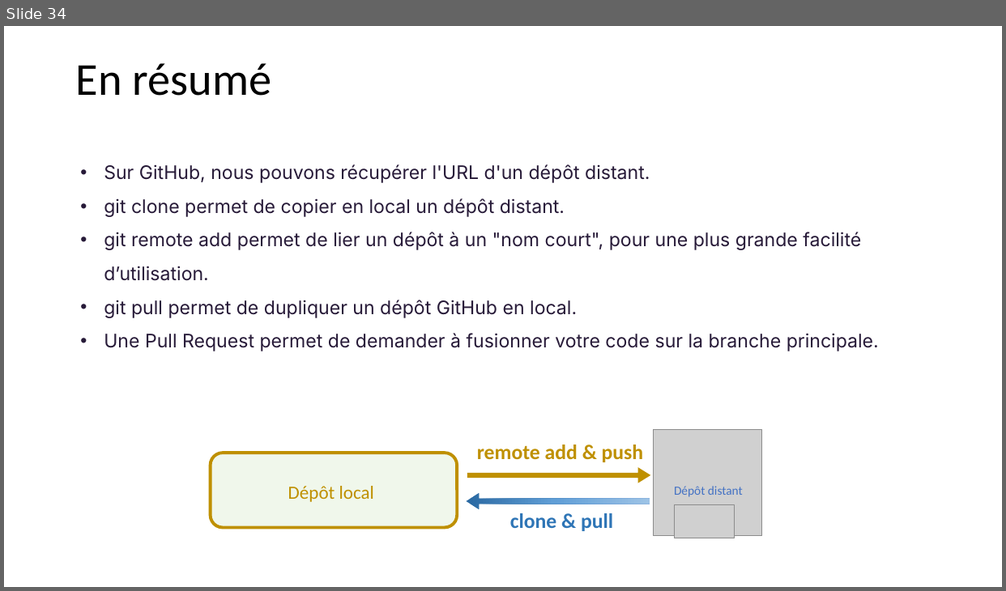
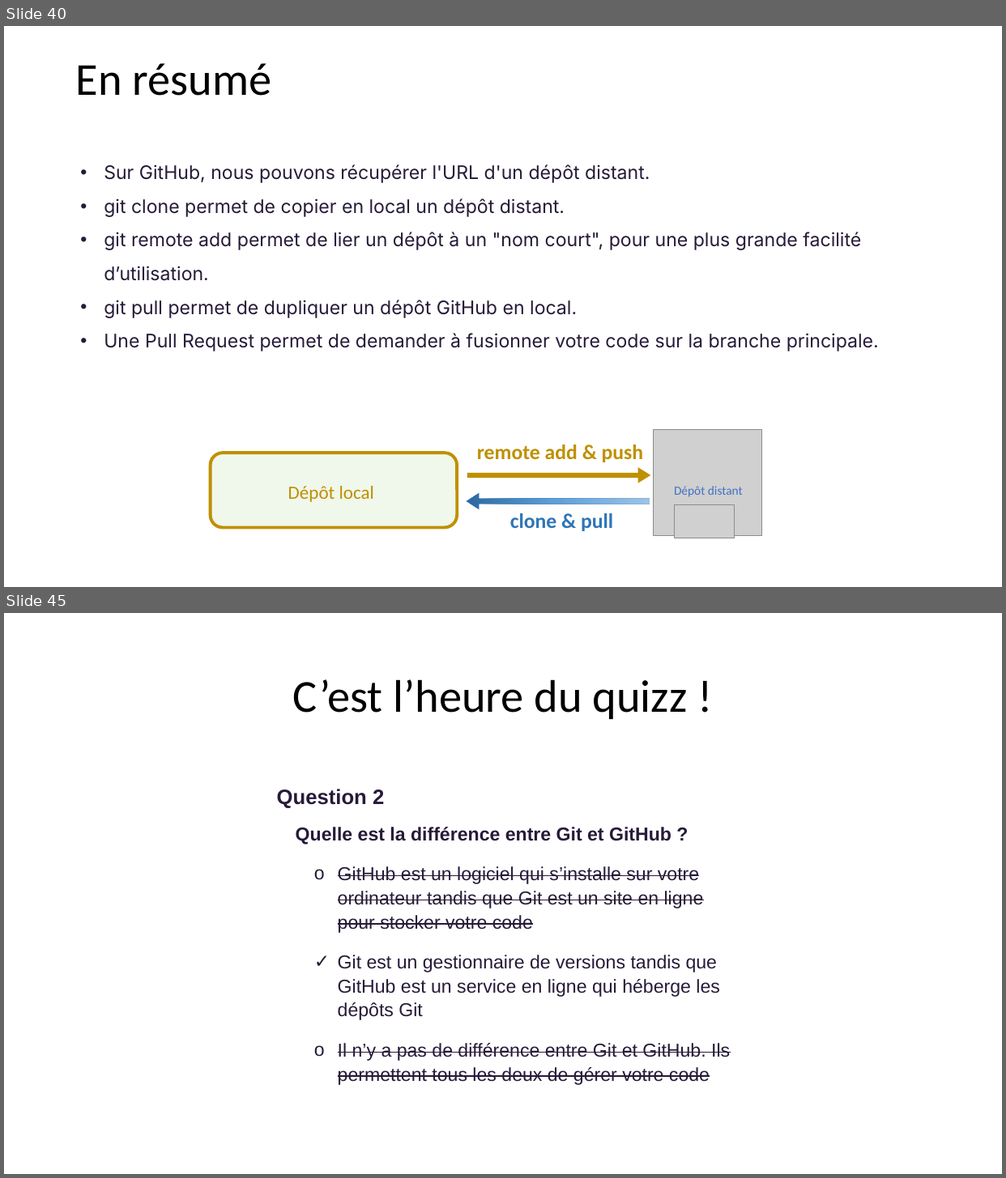
Before and after one commit to BenRobert38/BUT3-GIT-2025, a slide deck: Cours/BUT3-Cours1.pptx. Shown one above the other, each under a label of ours: slide 34 before the commit, slides 40 and 45 after it; the slides between them are not shown. The pictures are 1006x591 and 1006x1178 pixels, drawn with LibreOffice and Linux fonts; fonts in the diff are those of the drawing; grey boxes stand for pictures. Boxes give left, top, right and bottom in pixels: in the first picture for what was removed or moved away, otherwise in the second. Text is boxed around its words. In the diff, an @@ line names an element or a change of style, - is before the commit and + after.

```diff
--- a/Cours/BUT3-Cours1.pptx
+++ b/Cours/BUT3-Cours1.pptx
@@ slide 45 added at [4, 613, 1002, 1174], background #FFFFFF @@
@@ title added at [293, 679, 688, 719], 44 pt, text #000000 @@
+C’est l’heure du quizz !
@@ text added at [277, 789, 730, 1085], 18 pt, text #271A38, strikethrough @@
+Question 2
+Quelle est la différence entre Git et GitHub ?
+o GitHub est un logiciel qui s’installe sur votre ordinateur tandis que Git est un site en ligne pour stocker votre code
+✓ Git est un gestionnaire de versions tandis que GitHub est un service en ligne qui héberge les dépôts Git
+o Il n’y a pas de différence entre Git et GitHub. Ils permettent tous les deux de gérer votre code
@@ what was slide 34 is now slide 40 @@
```
Also in this commit, not shown: 24 slides changed, 22 other slides added, 1 other file.
